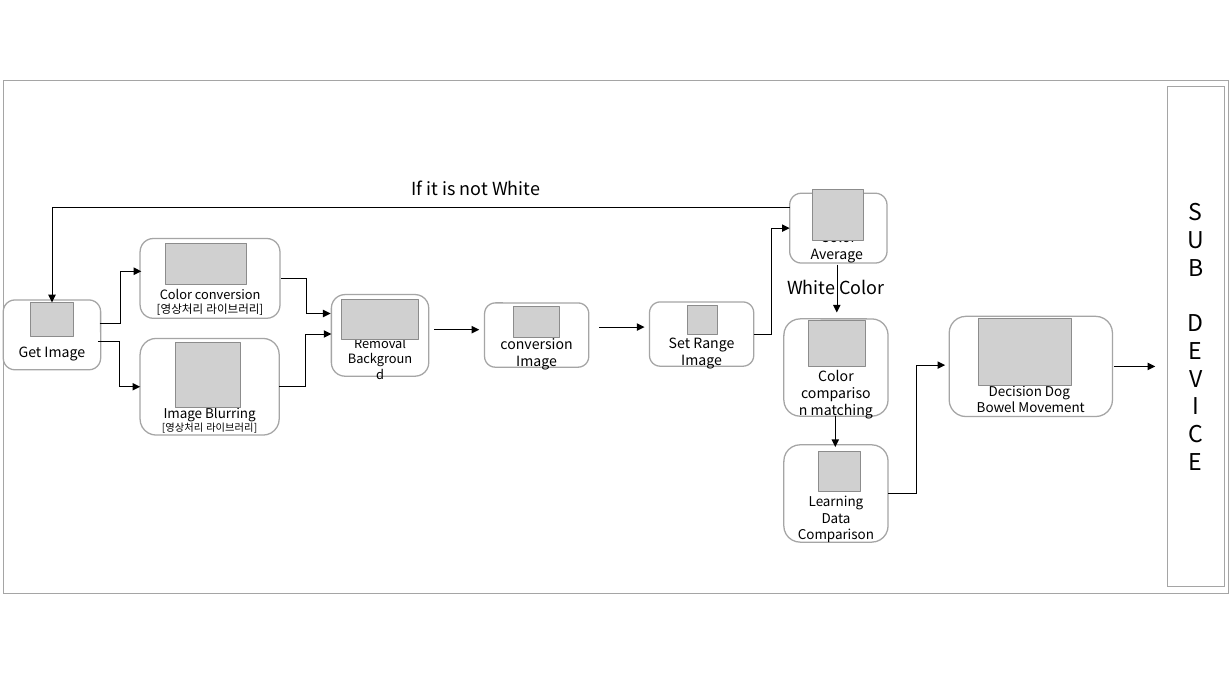
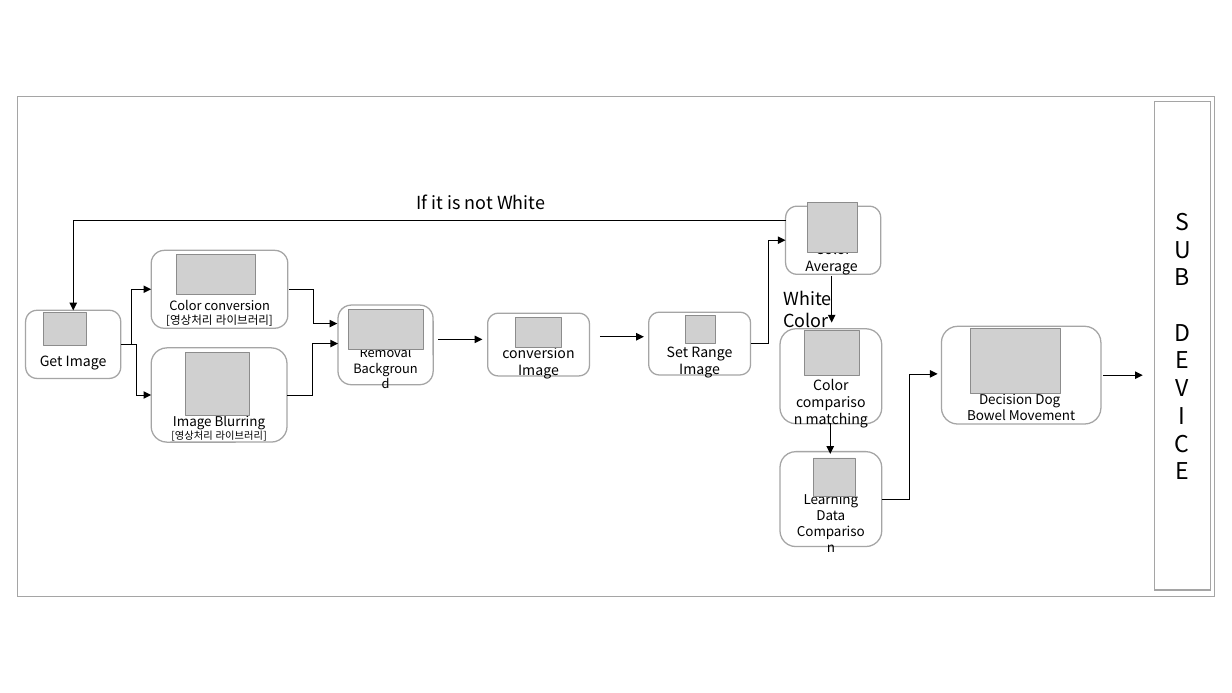
Before and after one commit to greatmanfantasy/GGCS, a slide deck: slide 2 of Report/보고서에 첨부된 그림 및 자료/영상처리 흐름도.pptx. Drawn at 1232x693 pixels with LibreOffice and Linux fonts; fonts in the diff are those of the drawing; grey boxes stand for pictures. Boxes give left, top, right and bottom in pixels: in the first picture for what was removed or moved away, otherwise in the second. Text is boxed around its words. In the diff, an @@ line names an element or a change of style, - is before the commit and + after.

```diff
--- a/Report/보고서에 첨부된 그림 및 자료/영상처리 흐름도.pptx
+++ b/Report/보고서에 첨부된 그림 및 자료/영상처리 흐름도.pptx
@@ rectangle: place and size @@
-rectangle at (4,80,1229,593)
+rectangle at (18,96,1214,596)
@@ rectangle "S": place and size @@
-rectangle "S" at (1167,86,1225,587)
+rectangle "S" at (1154,102,1210,590)
@@ text "If it is not White": place and size @@
-text "If it is not White" at (411,180,540,196)
+text "If it is not White" at (416,194,545,210)
@@ rounded rectangle "Color Average": place and size @@
-rounded rectangle "Color Average" at (790,193,887,263)
+rounded rectangle "Color Average" at (786,206,881,274)
@@ picture: place and size @@
-picture at (812,189,864,241)
+picture at (808,202,858,252)
@@ elbow arrow moved from (790, 208) - (52, 302) to (786, 220) - (73, 311) @@
@@ rounded rectangle "Color conversion": place and size @@
-rounded rectangle "Color conversion" at (140,238,280,318)
+rounded rectangle "Color conversion" at (152,250,288,328)
@@ picture: place and size @@
-picture at (166,243,248,285)
+picture at (177,255,255,295)
@@ elbow arrow moved from (100, 323) - (141, 272) to (121, 345) - (152, 289) @@
@@ 2 elbow arrows, 1 picture: place and size @@
-2 elbow arrows, 1 picture at (176,278,332,409)
+2 elbow arrows, 1 picture at (186,289,338,416)
@@ text "White Color" rewrapped from (787,279,884,295) to (783,290,831,332) @@
@@ 2 arrows, 1 picture, 1 rounded rectangle, 1 elbow arrow: place and size @@
-2 arrows, 1 picture, 1 rounded rectangle, 1 elbow arrow at (754,228,888,447)
+2 arrows, 1 picture, 1 rounded rectangle, 1 elbow arrow at (750,240,882,454)
@@ rounded rectangle "Get Image": place and size @@
-rounded rectangle "Get Image" at (4,300,101,371)
+rounded rectangle "Get Image" at (26,311,121,379)
@@ picture: place and size @@
-picture at (30,302,74,336)
+picture at (44,312,87,346)
@@ rounded rectangle "Decision Dog": place and size @@
-rounded rectangle "Decision Dog" at (949,316,1113,416)
+rounded rectangle "Decision Dog" at (942,326,1102,424)
@@ picture: place and size @@
-picture at (979,319,1071,385)
+picture at (970,329,1061,395)
@@ elbow arrow moved from (98, 342) - (140, 387) to (121, 345) - (152, 396) @@
@@ rounded rectangle "Image Blurring": place and size @@
-rounded rectangle "Image Blurring" at (140,338,280,435)
+rounded rectangle "Image Blurring" at (152,348,287,442)
@@ 2 rounded rectangles, 1 picture, 1 arrow: place and size @@
-2 rounded rectangles, 1 picture, 1 arrow at (332,295,589,376)
+2 rounded rectangles, 1 picture, 1 arrow at (338,305,590,384)
@@ 2 pictures, 1 rounded rectangle, 1 arrow: place and size @@
-2 pictures, 1 rounded rectangle, 1 arrow at (514,302,754,367)
+2 pictures, 1 rounded rectangle, 1 arrow at (516,312,750,375)
@@ elbow arrow moved from (888, 494) - (945, 365) to (882, 499) - (938, 374) @@
@@ arrow moved from (1115, 367) - (1155, 367) to (1104, 375) - (1143, 375) @@
@@ rounded rectangle "Learning Data": place and size @@
-rounded rectangle "Learning Data" at (784,445,888,542)
+rounded rectangle "Learning Data" at (780,452,882,547)
@@ picture: place and size @@
-picture at (819,451,861,491)
+picture at (814,458,856,497)
```
Also in this commit, not shown: 4 other files.
